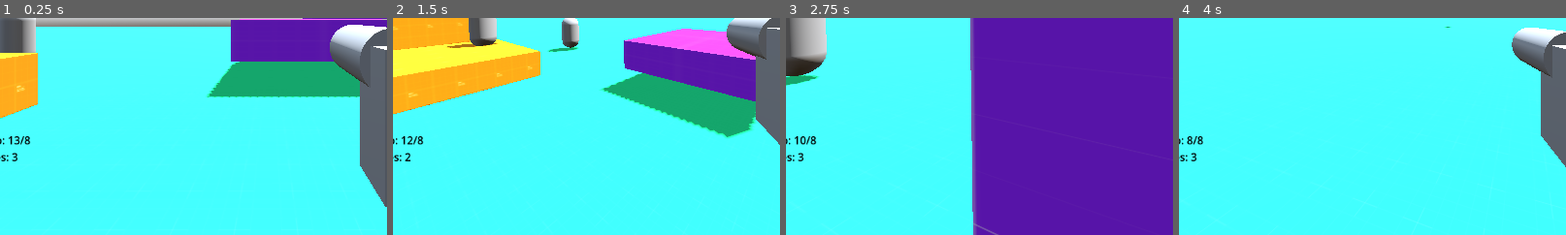
Above: before the commit, frames 1-4 (left to right).
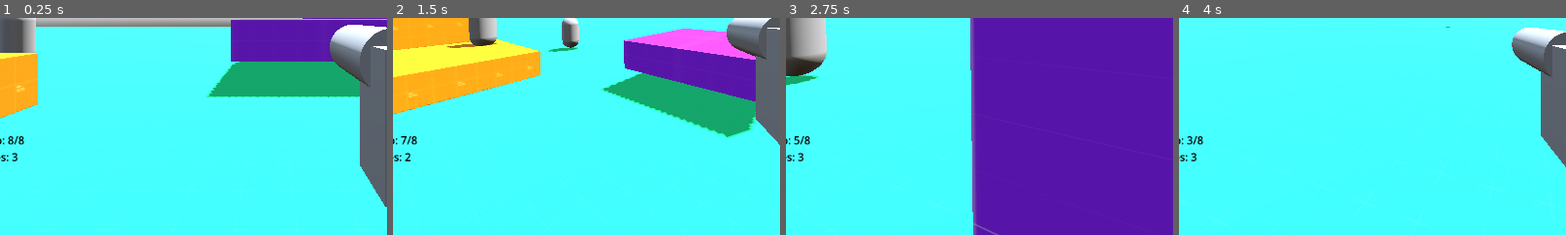
Above: after the commit, the same moments.

Repository: R1fty0/RetroShooter
Game: Godot game, scene res://scenes/main.tscn
Same seed, same stepped clock (60 frames per second), same inputs: the game is played once before the commit and once after it.
Inputs (mouse positions are % of the whole screen's width and height, from its top left):
- Up to frame 1 (0.25 s): no input
- Up to frame 2 (1.5 s): tap Enter (ui_accept) at 0.5 s; move the mouse to (72, 45) at 0.52 s; press the mouse at (72, 45) at 0.53 s; hold D (right) 0.53-1.28 s; tap Space (jump) at 0.77 s; move the mouse to (45, 50) at 1.27 s; release the mouse at (45, 50) at 1.28 s; hold W (forward) from 1.28 s (still down); tap Q (dash) at 1.35 s
- Up to frame 3 (2.75 s): keep holding W (forward); tap Space (jump) at 1.52 s; click (45, 50) at 1.55 s; move the mouse to (52, 48) at 2.02 s; press the mouse at (52, 48) at 2.03 s
- Up to frame 4 (4 s): keep holding W (forward); move the mouse to (49, 52) at 2.77 s; release the mouse at (49, 52) at 2.78 s; click (49, 52) at 2.85 s; tap Space (jump) at 3.02, 3.77 s; move the mouse to (57, 51) at 3.52 s; hold Q (dash) from 3.53 s (still down); click (57, 51) at 3.8 s
The pictures show only the part of the screen within x 15-65%, y 50-100%; the shares and areas given below are measured in that part.

The runs differ from the first frame. In frame 1, 0.2% of the frame differs, in the area x 2-8%, y 54-59%; in frame 2, 0.2%; in frame 3, 0.2%; in frame 4, less than 0.1%.

Commit message:
feat: tactical reloads

Diff:
--- a/scenes/common_components/health/health_component.gd
+++ b/scenes/common_components/health/health_component.gd
@@ -17,7 +17,6 @@
 	if amount >= current_health:
 		_die()
 	else:
-		print("Took " + str(amount) + " damage.")
 		current_health -= amount
 		took_damage.emit()
 
--- a/scenes/common_components/projectile_shooting/projectile_shooting_component.gd
+++ b/scenes/common_components/projectile_shooting/projectile_shooting_component.gd
@@ -16,7 +16,8 @@
 
 @export_category("Reloading")
 @export var magazine_size: int = 13
-@export var reload_time: float = 1.2
+@export var std_reload_time: float = 1.2
+@export var tac_reload_time: float = 0.8
 
 @onready var fire_rate_timer: Timer = $FireRateTimer
 @onready var projectile_spawn_point: Marker3D = $ProjectileSpawnPoint
@@ -26,16 +27,18 @@
 var current_ammo_count: int = 13
 
 func _ready() -> void:
+	current_ammo_count = magazine_size
 	fire_rate_timer.wait_time = time_between_shots
+	reload_timer.wait_time = std_reload_time
 
 func _input(event: InputEvent) -> void:
-	# Allow the player to manually reload if they have a partially full magazine.
+	# Allow the player to manually reload if they have a partially full magazine (a.k.a tactical reload).
 	if event.is_action_pressed("reload") and current_ammo_count < magazine_size:
-		_reload()
+		_reload(true)
 	if event.is_action_pressed("shoot") and can_fire:
 		# Trigger a reload if the player tries shooting with an empty magazine.
 		if current_ammo_count <= 0:
-			_reload()
+			_reload(false)
 		else:
 			print("pew")
 			_shoot()
@@ -61,7 +64,12 @@
 	current_ammo_count -= 1
 	shooting.emit()
 
-func _reload() -> void:
+func _reload(tactical_reload: bool) -> void:
+	if tactical_reload:
+		reload_timer.wait_time = tac_reload_time
+	else:
+		reload_timer.wait_time = std_reload_time
+	print("reloading")
 	reload_timer.start()
 	reloading.emit()
 	can_fire = false
--- a/scenes/main.tscn
+++ b/scenes/main.tscn
@@ -41,6 +41,10 @@
 [node name="Player" parent="." instance=ExtResource("3_sugp2")]
 transform = Transform3D(1, 0, 0, 0, 1, 0, 0, 0, 1, 4.94828, 0, 0)
 dash_speed = 15.0
+
+[node name="ProjectileShootingComponent" parent="Player/Head/Gun/Barrel" index="1"]
+std_reload_time = 5.0
+tac_reload_time = 1.25
 
 [node name="DashController" parent="Player" index="2"]
 dash_cooldown = 0.2
--- a/scenes/player/gun/gun.tscn
+++ b/scenes/player/gun/gun.tscn
@@ -25,6 +25,5 @@
 projectile_damage = 10.0
 projectile_speed = 80.0
 magazine_size = 8
-reload_time = 2.25
 
 [editable path="Barrel/ProjectileShootingComponent"]
--- a/scenes/player/player.gd
+++ b/scenes/player/player.gd
@@ -29,7 +29,7 @@
 
 ## IMPORTANT REFERENCES
 @onready var head: Node3D = $Head
-@onready var collider: CollisionShape3D = $Collider
+@onready var collider: CollisionShape3D = $PhysicalCollider
 @onready var camera: Camera3D = $Head/Camera3D
 
 var dashing: bool = false
